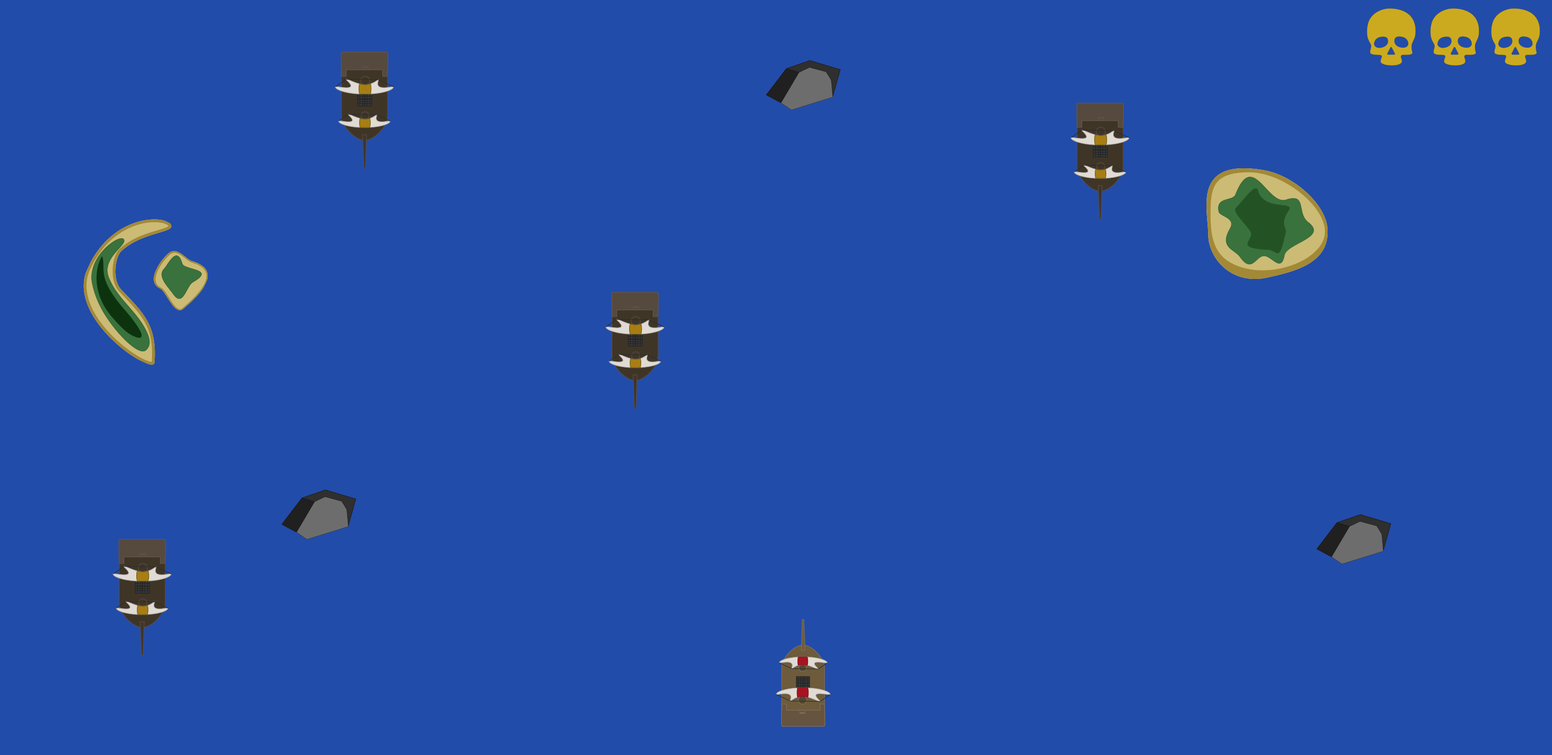
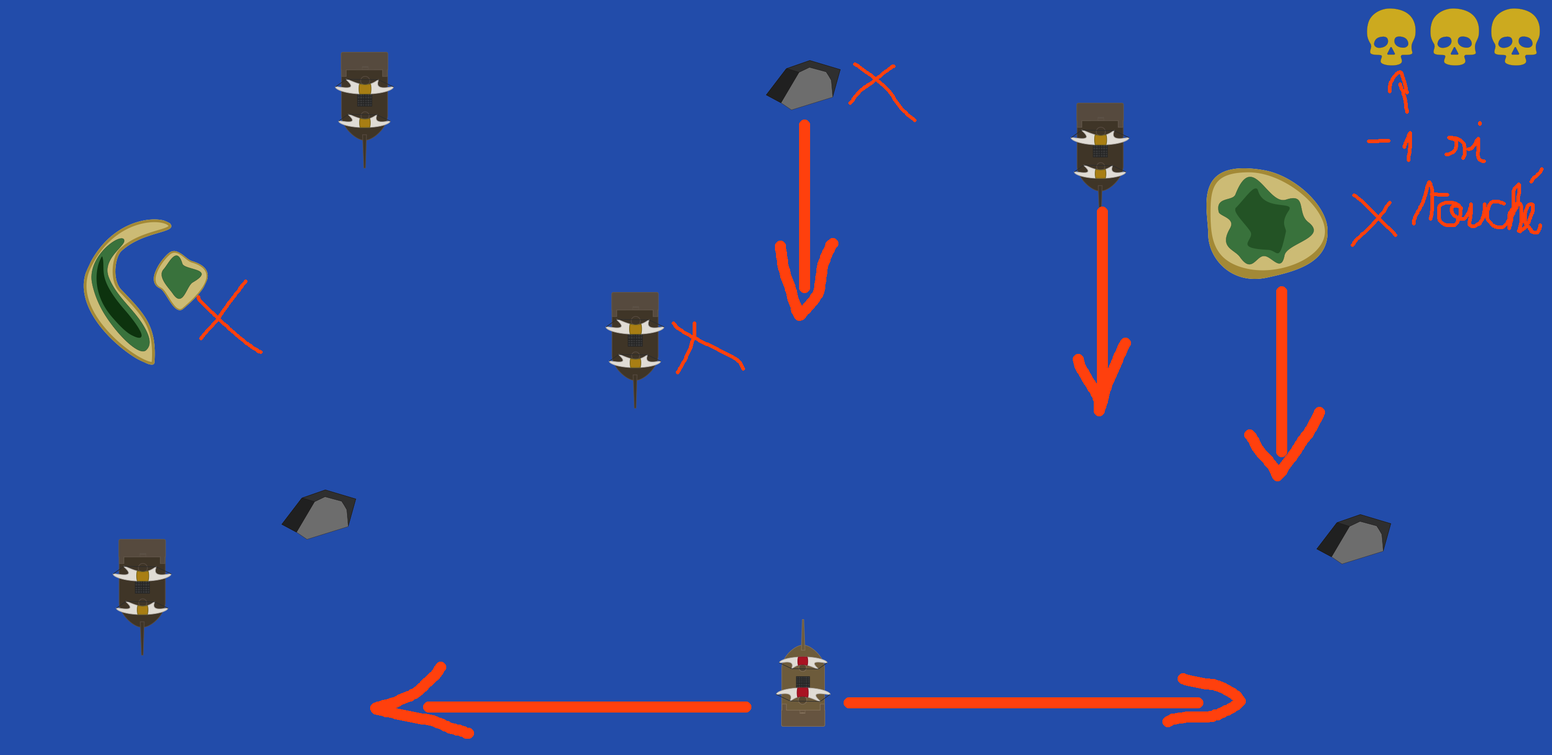
Before/after of a 1552 x 755 layered artwork. What changed in the layer stack:
painted on "Objet dynamique vectoriel" (9th of 14) over [196, 62, 1544, 739]
